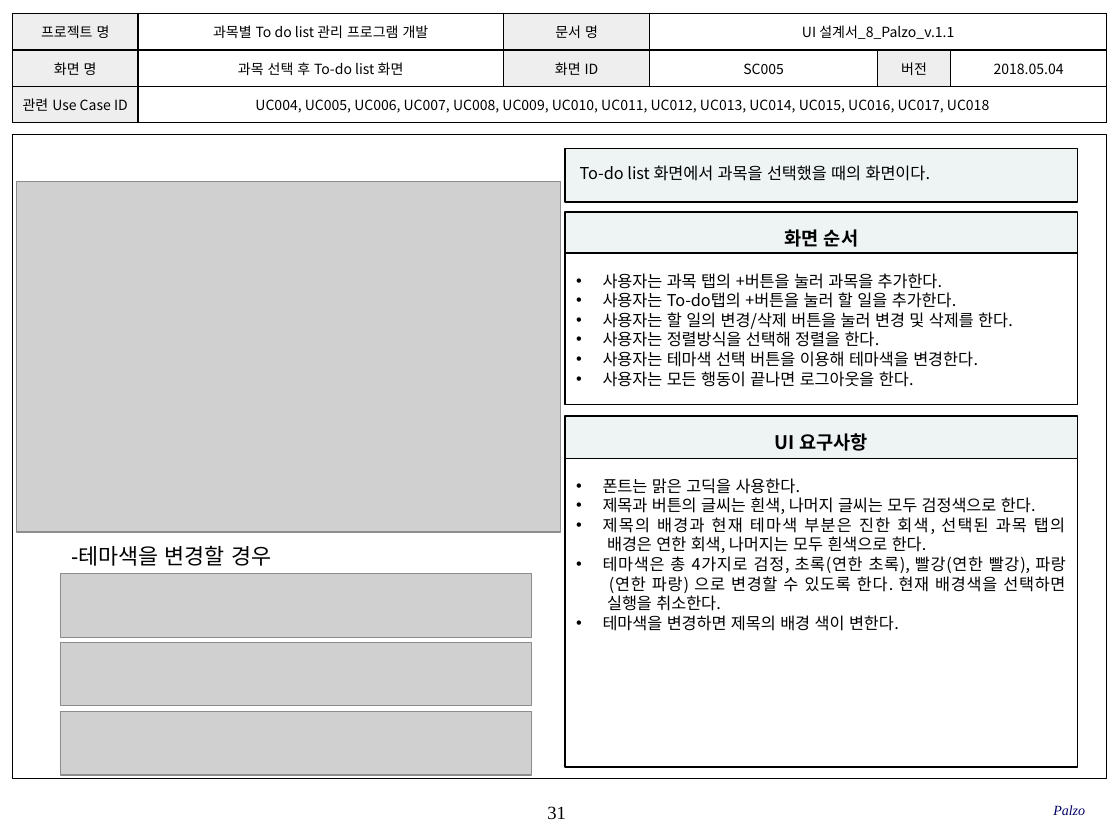
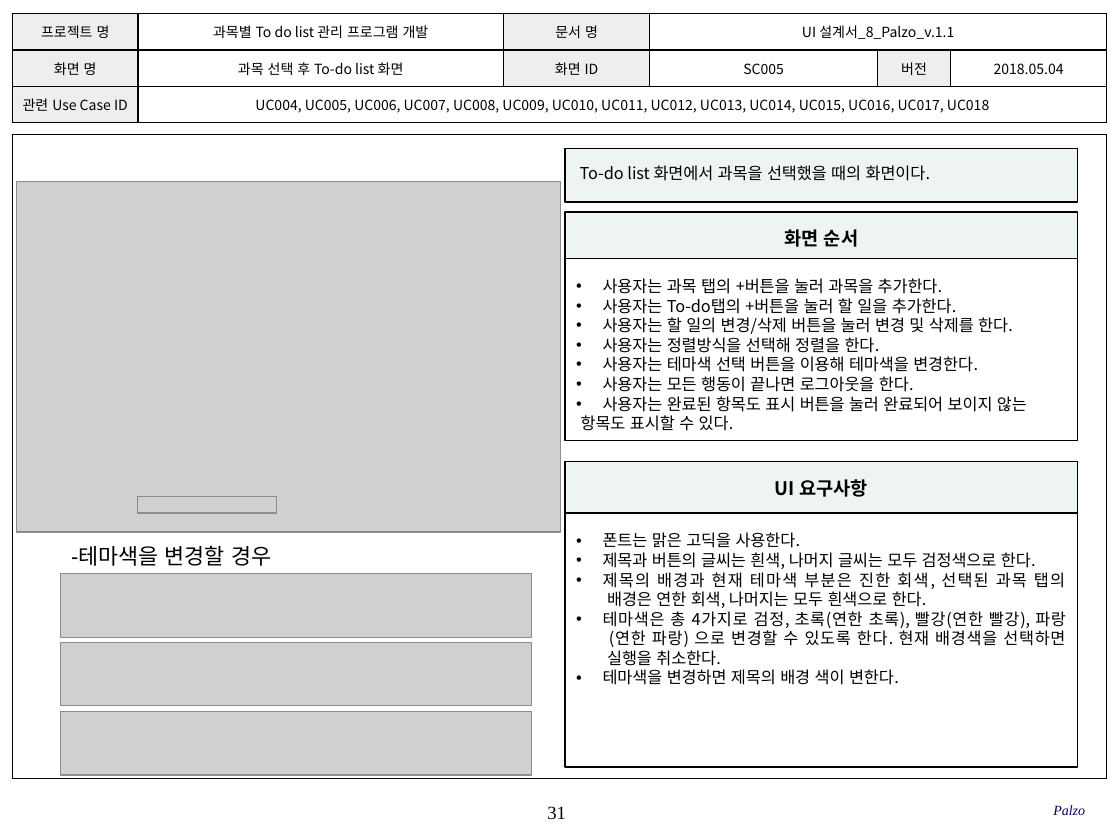
Before and after one commit to SMU-SE-Admin/18-1_8_PALZO_Doc, a slide deck: slide 31 of 03 설계/UI 설계서_8_Palzo.pptx. Drawn at 1120x840 pixels with LibreOffice and Linux fonts; fonts in the diff are those of the drawing; grey boxes stand for pictures; background and template pictures are left out. Boxes give left, top, right and bottom in pixels: in the first picture for what was removed or moved away, otherwise in the second. Text is boxed around its words. In the diff, an @@ line names an element or a change of style, - is before the commit and + after.

```diff
--- a/03 설계/UI 설계서_8_Palzo.pptx
+++ b/03 설계/UI 설계서_8_Palzo.pptx
@@ rectangle "화면 순서": place and size @@
-rectangle "화면 순서" at bbox=[566, 212, 1079, 254]
+rectangle "화면 순서" at bbox=[566, 212, 1079, 260]
@@ rectangle "사용자는 과목 탭의 +버튼을 눌러 ...": place and size @@
-rectangle "사용자는 과목 탭의 +버튼을 눌러 ..." at bbox=[566, 253, 1079, 404]
+rectangle "사용자는 과목 탭의 +버튼을 눌러 ..." at bbox=[566, 259, 1079, 441]
@@ text in rectangle at bbox=[581, 396, 1027, 431]: paragraphs added @@
+• 사용자는 완료된 항목도 표시 버튼을 눌러 완료되어 보이지 않는
+항목도 표시할 수 있다.
@@ rectangle "UI 요구사항": place and size @@
-rectangle "UI 요구사항" at bbox=[566, 416, 1079, 458]
+rectangle "UI 요구사항" at bbox=[566, 461, 1079, 513]
@@ picture added at bbox=[137, 496, 276, 513] @@
@@ rectangle "폰트는 맑은 고딕을 사용한다.": place and size @@
-rectangle "폰트는 맑은 고딕을 사용한다." at bbox=[566, 458, 1079, 767]
+rectangle "폰트는 맑은 고딕을 사용한다." at bbox=[566, 513, 1079, 767]
```
Also in this commit, not shown: 4 other slides changed.
